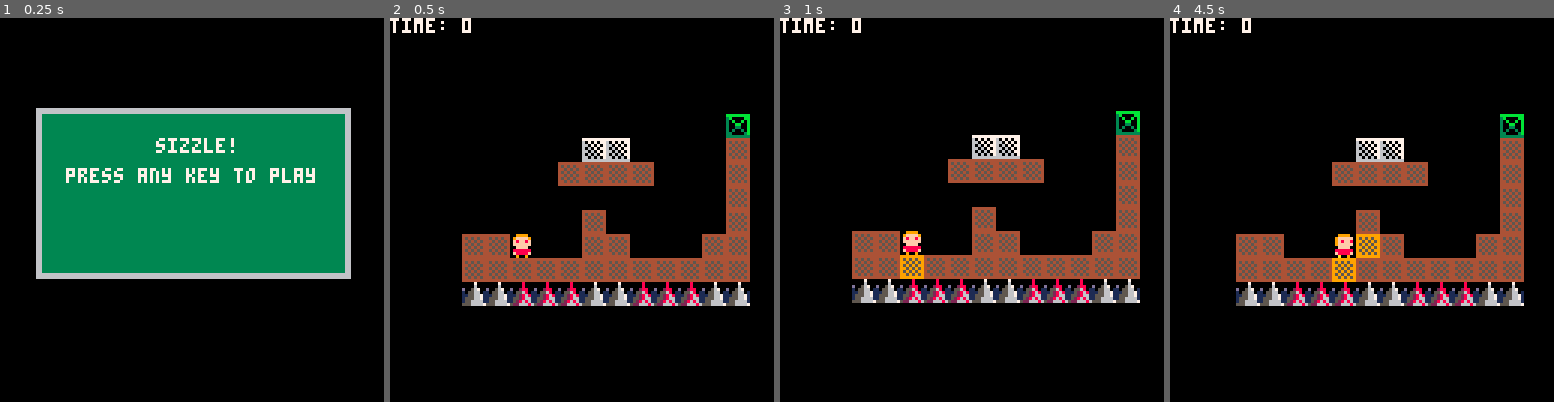
Above: before the commit, frames 1-4 (left to right).
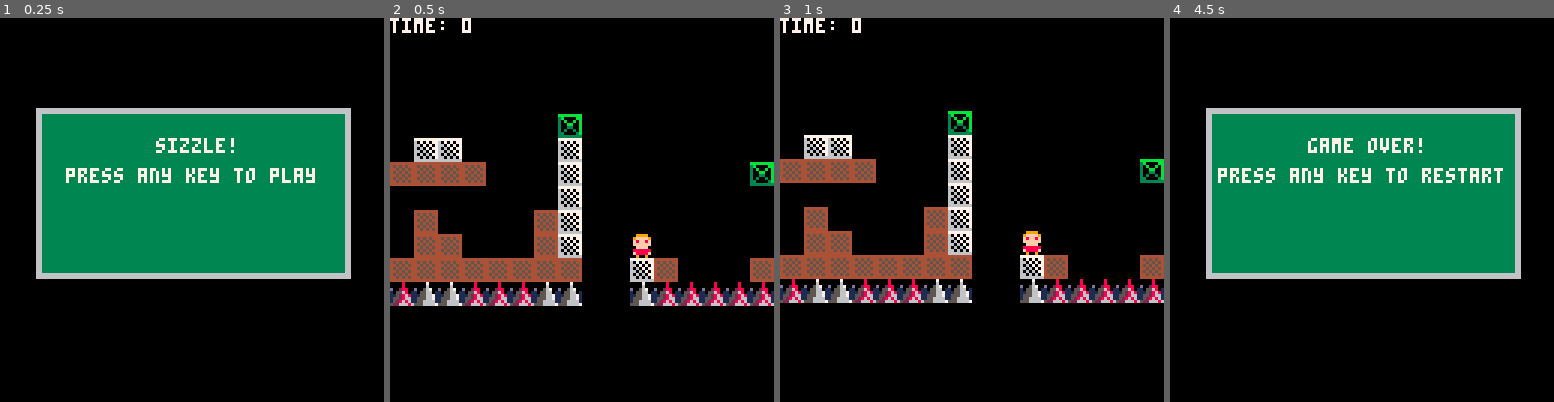
Above: after the commit, the same moments.

Repository: millwardesque/sizzle
Game: PICO-8 cartridge sizzle.p8
Two runs of this game, one before a commit and one after it. Both use one fixed random seed, a clock stepped at 60 frames per second and the inputs below.
Inputs:
- Up to frame 1 (0.25 s): no input
- Up to frame 2 (0.5 s): tap X (X key) at 0.33 s
- Up to frame 3 (1 s): tap O (Z key) at 0.7 s
- Up to frame 4 (4.5 s): tap X (X key) at 1.07, 1.85, 2.97, 4.08 s; hold Right 1.6-2.1 s; tap O (Z key) every 0.4 s from 1.7 to 4.1 s; hold Up 2.15-2.42 s; hold Right 2.47-3.03 s; hold Left 3.08-3.58 s; hold Down 3.63-3.97 s; hold Right from 4.02 s (still down)

Frame 1 is identical in both runs. In frame 2, 19% of the frame differs, in the area x 0-100%, y 25-75%; in frame 3, 19%; in frame 4, 41%, in the area x 0-93%, y 0-75%.

Commit message:
Changed level designs and fixed some tile indexing bugs.

Diff:
--- a/game.lua
+++ b/game.lua
@@ -26,11 +26,11 @@
 	{
 		cell_x = 16,
 		cell_y = 0,
-		width = 16,
+		width = 8,
 		height = 16,
 		player_start_x = (16 * 8) + (0 * 128 / 4),
 		player_start_y = 3 * 128 / 4,
-	}
+	},
 }
 
 g_game = nil
@@ -430,7 +430,7 @@
 	local attempted_magnitude = vec2_magnitude(new_position - old_position)
 	local sweeper = clone_vec2(old_position)
 	while (intersection == nil and (vec2_magnitude(sweeper - old_position) < attempted_magnitude)) do
-		local tile = get_map_tile_at_position(sweeper)
+		local tile = g_state.tile_manager.get_map_tile_at_position(g_state.tile_manager, sweeper)
 		if tile ~= nil then
 			-- g_log.log("s: "..vec2_str(sweeper).." tc: "..vec2_str(tile.cell))
 			if tile.type ~= nil then
@@ -590,6 +590,20 @@
 		return self.tiles[1 + x - self.start_x][1 + y - self.start_y]
 	end
 
+	tile_manager.get_map_tile_at_position = function(self, position)
+		local tile = get_map_tile_at_position(position)
+		if tile ~= nil then
+			if (tile.cell.x >= self.start_x and tile.cell.x < self.start_x + self.width and
+				tile.cell.y >= self.start_y and tile.cell.y < self.start_y + self.height) then
+				return tile
+			else
+				return nil
+			end
+		else
+			return nil
+		end
+	end
+
 	return tile_manager
 end
 
--- a/sizzle.p8
+++ b/sizzle.p8
@@ -18,6 +18,14 @@
 }
 
 g_levels = {
+	{
+		cell_x = 16,
+		cell_y = 0,
+		width = 8,
+		height = 16,
+		player_start_x = (16 * 8) + (0 * 128 / 4),
+		player_start_y = 3 * 128 / 4,
+	},
 	{
 		cell_x = 0,
 		cell_y = 0,
@@ -26,14 +34,6 @@
 		player_start_x = 1 * 128 / 4,
 		player_start_y = 3 * 128 / 4,
 	},
-	{
-		cell_x = 16,
-		cell_y = 0,
-		width = 16,
-		height = 16,
-		player_start_x = (16 * 8) + (0 * 128 / 4),
-		player_start_y = 3 * 128 / 4,
-	}
 }
 
 g_game = nil
@@ -433,7 +433,7 @@
 	local attempted_magnitude = vec2_magnitude(new_position - old_position)
 	local sweeper = clone_vec2(old_position)
 	while (intersection == nil and (vec2_magnitude(sweeper - old_position) < attempted_magnitude)) do
-		local tile = get_map_tile_at_position(sweeper)
+		local tile = g_state.tile_manager.get_map_tile_at_position(g_state.tile_manager, sweeper)
 		if tile ~= nil then
 			-- g_log.log("s: "..vec2_str(sweeper).." tc: "..vec2_str(tile.cell))
 			if tile.type ~= nil then
@@ -591,6 +591,20 @@
 	tile_manager.get_tile_at_cell = function(self, x, y)
 		-- @DEBUG g_log.syslog("p: ("..x..", "..y..") vs. ("..(1 + x - self.start_x)..", "..(1 + y - self.start_y)..")")
 		return self.tiles[1 + x - self.start_x][1 + y - self.start_y]
+	end
+
+	tile_manager.get_map_tile_at_position = function(self, position)
+		local tile = get_map_tile_at_position(position)
+		if tile ~= nil then
+			if (tile.cell.x >= self.start_x and tile.cell.x < self.start_x + self.width and
+				tile.cell.y >= self.start_y and tile.cell.y < self.start_y + self.height) then
+				return tile
+			else
+				return nil
+			end
+		else
+			return nil
+		end
 	end
 
 	return tile_manager
@@ -1269,157 +1283,157 @@
 0000000000000000000000000000000000000000000000000000000000000000000000000000000000000000000000000000000000000000000000000000000000000000000000000000000000000000000000000000000000000000000000000000000000000000000000000000000000000000000000000000000000000000
 0000000000000000000000000000000000000000000000000000000000000000000000000000000000000000000000000000000000000000000000000000000000000000000000000000000000000000000000000000000000000000000000000000000000000000000000000000000000000000000000000000000000000000
 0000000000000000000000000000000000000000000000000000000000000000000000000000000000000000000000000000000000000000000000000000000000000000000000000000000000000000000000000000000000000000000000000000000000000000000000000000000000000000000000000000000000000000
-0000000000000000000000000013000000000000000000000000000000000000000000000000000000000000000000000000000000000000000000000000000000000000000000000000000000000000000000000000000000000000000000000000000000000000000000000000000000000000000000000000000000000000
-0000000000000014140000000010000000000000000000000000000000000000000000000000000000000000000000000000000000000000000000000000000000000000000000000000000000000000000000000000000000000000000000000000000000000000000000000000000000000000000000000000000000000000
-0000000000001010101000000010000000000000000000000000000000000000000000000000000000000000000000000000000000000000000000000000000000000000000000000000000000000000000000000000000000000000000000000000000000000000000000000000000000000000000000000000000000000000
-0000000000000000000000000010000000000000000000000000000000000000000000000000000000000000000000000000000000000000000000000000000000000000000000000000000000000000000000000000000000000000000000000000000000000000000000000000000000000000000000000000000000000000
-0000000000000010000000000010000000000000000000000000000000000000000000000000000000000000000000000000000000000000000000000000000000000000000000000000000000000000000000000000000000000000000000000000000000000000000000000000000000000000000000000000000000000000
-0000101000000010100000001010000000000000000000001300000000000000000000000000000000000000000000000000000000000000000000000000000000000000000000000000000000000000000000000000000000000000000000000000000000000000000000000000000000000000000000000000000000000000
-0000101010101010101010101010000014100000000010101400000000000000000000000000000000000000000000000000000000000000000000000000000000000000000000000000000000000000000000000000000000000000000000000000000000000000000000000000000000000000000000000000000000000000
-0000202021212120202121212020000000212121212121000000000000000000000000000000000000000000000000000000000000000000000000000000000000000000000000000000000000000000000000000000000000000000000000000000000000000000000000000000000000000000000000000000000000000000
-0000000000000000000000000000000000000000000000000000000000000000000000000000000000000000000000000000000000000000000000000000000000000000000000000000000000000000000000000000000000000000000000000000000000000000000000000000000000000000000000000000000000000000
-0000000000000000000000000000000000000000000000000000000000000000000000000000000000000000000000000000000000000000000000000000000000000000000000000000000000000000000000000000000000000000000000000000000000000000000000000000000000000000000000000000000000000000
-0000000000000000000000000000000000000000000000000000000000000000000000000000000000000000000000000000000000000000000000000000000000000000000000000000000000000000000000000000000000000000000000000000000000000000000000000000000000000000000000000000000000000000
-0000000000000000000000000000000000000000000000000000000000000000000000000000000000000000000000000000000000000000000000000000000000000000000000000000000000000000000000000000000000000000000000000000000000000000000000000000000000000000000000000000000000000000
-0000000000000000000000000000000000000000000000000000000000000000000000000000000000000000000000000000000000000000000000000000000000000000000000000000000000000000000000000000000000000000000000000000000000000000000000000000000000000000000000000000000000000000
-0000000000000000000000000000000000000000000000000000000000000000000000000000000000000000000000000000000000000000000000000000000000000000000000000000000000000000000000000000000000000000000000000000000000000000000000000000000000000000000000000000000000000000
-0000000000000000000000000000000000000000000000000000000000000000000000000000000000000000000000000000000000000000000000000000000000000000000000000000000000000000000000000000000000000000000000000000000000000000000000000000000000000000000000000000000000000000
-0000000000000000000000000000000000000000000000000000000000000000000000000000000000000000000000000000000000000000000000000000000000000000000000000000000000000000000000000000000000000000000000000000000000000000000000000000000000000000000000000000000000000000
-0000000000000000000000000000000000000000000000000000000000000000000000000000000000000000000000000000000000000000000000000000000000000000000000000000000000000000000000000000000000000000000000000000000000000000000000000000000000000000000000000000000000000000
-0000000000000000000000000000000000000000000000000000000000000000000000000000000000000000000000000000000000000000000000000000000000000000000000000000000000000000000000000000000000000000000000000000000000000000000000000000000000000000000000000000000000000000
-0000000000000000000000000000000000000000000000000000000000000000000000000000000000000000000000000000000000000000000000000000000000000000000000000000000000000000000000000000000000000000000000000000000000000000000000000000000000000000000000000000000000000000
-0000000000000000000000000000000000000000000000000000000000000000000000000000000000000000000000000000000000000000000000000000000000000000000000000000000000000000000000000000000000000000000000000000000000000000000000000000000000000000000000000000000000000000
-0000000000000000000000000000000000000000000000000000000000000000000000000000000000000000000000000000000000000000000000000000000000000000000000000000000000000000000000000000000000000000000000000000000000000000000000000000000000000000000000000000000000000000
-0000000000000000000000000000000000000000000000000000000000000000000000000000000000000000000000000000000000000000000000000000000000000000000000000000000000000000000000000000000000000000000000000000000000000000000000000000000000000000000000000000000000000000
-0000000000000000000000000000000000000000000000000000000000000000000000000000000000000000000000000000000000000000000000000000000000000000000000000000000000000000000000000000000000000000000000000000000000000000000000000000000000000000000000000000000000000000
-0000000000000000000000000000000000000000000000000000000000000000000000000000000000000000000000000000000000000000000000000000000000000000000000000000000000000000000000000000000000000000000000000000000000000000000000000000000000000000000000000000000000000000
-…(130 lines of a section not shown)…
+1400000000000000000000000013000000000000000000000000000000000000000000000000000000000000000000000000000000000000000000000000000000000000000000000000000000000000000000000000000000000000000000000000000000000000000000000000000000000000000000000000000000000000
+1400000000000014140000000014000000000000000000000000000000000000000000000000000000000000000000000000000000000000000000000000000000000000000000000000000000000000000000000000000000000000000000000000000000000000000000000000000000000000000000000000000000000000
+1400000000001010101000000014000000000000001300000000000000000000000000000000000000000000000000000000000000000000000000000000000000000000000000000000000000000000000000000000000000000000000000000000000000000000000000000000000000000000000000000000000000000000
+1400000000000000000000000014000000000000000000000000000000000000000000000000000000000000000000000000000000000000000000000000000000000000000000000000000000000000000000000000000000000000000000000000000000000000000000000000000000000000000000000000000000000000
+1400000000000010000000001014000000000000000000000000000000000000000000000000000000000000000000000000000000000000000000000000000000000000000000000000000000000000000000000000000000000000000000000000000000000000000000000000000000000000000000000000000000000000
+1400101000000010100000001014000000000000000000100000000000000000000000000000000000000000000000000000000000000000000000000000000000000000000000000000000000000000000000000000000000000000000000000000000000000000000000000000000000000000000000000000000000000000
+1400101010101010101010101010000014100000001010100000000000000000000000000000000000000000000000000000000000000000000000000000000000000000000000000000000000000000000000000000000000000000000000000000000000000000000000000000000000000000000000000000000000000000
+2021202021212120202121212020000020212121212121210000000000000000000000000000000000000000000000000000000000000000000000000000000000000000000000000000000000000000000000000000000000000000000000000000000000000000000000000000000000000000000000000000000000000000
+0000000000000000000000000000000000000000000000000000000000000000000000000000000000000000000000000000000000000000000000000000000000000000000000000000000000000000000000000000000000000000000000000000000000000000000000000000000000000000000000000000000000000000
+0000000000000000000000000000000000000000000000000000000000000000000000000000000000000000000000000000000000000000000000000000000000000000000000000000000000000000000000000000000000000000000000000000000000000000000000000000000000000000000000000000000000000000
+0000000000000000000000000000000000000000000000000000000000000000000000000000000000000000000000000000000000000000000000000000000000000000000000000000000000000000000000000000000000000000000000000000000000000000000000000000000000000000000000000000000000000000
+0000000000000000000000000000000000000000000000000000000000000000000000000000000000000000000000000000000000000000000000000000000000000000000000000000000000000000000000000000000000000000000000000000000000000000000000000000000000000000000000000000000000000000
+0000000000000000000000000000000000000000000000000000000000000000000000000000000000000000000000000000000000000000000000000000000000000000000000000000000000000000000000000000000000000000000000000000000000000000000000000000000000000000000000000000000000000000
+0000000000000000000000000000000000000000000000000000000000000000000000000000000000000000000000000000000000000000000000000000000000000000000000000000000000000000000000000000000000000000000000000000000000000000000000000000000000000000000000000000000000000000
+0000000000000000000000000000000000000000000000000000000000000000000000000000000000000000000000000000000000000000000000000000000000000000000000000000000000000000000000000000000000000000000000000000000000000000000000000000000000000000000000000000000000000000
+0000000000000000000000000000000000000000000000000000000000000000000000000000000000000000000000000000000000000000000000000000000000000000000000000000000000000000000000000000000000000000000000000000000000000000000000000000000000000000000000000000000000000000
+0000000000000000000000000000000000000000000000000000000000000000000000000000000000000000000000000000000000000000000000000000000000000000000000000000000000000000000000000000000000000000000000000000000000000000000000000000000000000000000000000000000000000000
+0000000000000000000000000000000000000000000000000000000000000000000000000000000000000000000000000000000000000000000000000000000000000000000000000000000000000000000000000000000000000000000000000000000000000000000000000000000000000000000000000000000000000000
+0000000000000000000000000000000000000000000000000000000000000000000000000000000000000000000000000000000000000000000000000000000000000000000000000000000000000000000000000000000000000000000000000000000000000000000000000000000000000000000000000000000000000000
+0000000000000000000000000000000000000000000000000000000000000000000000000000000000000000000000000000000000000000000000000000000000000000000000000000000000000000000000000000000000000000000000000000000000000000000000000000000000000000000000000000000000000000
+0000000000000000000000000000000000000000000000000000000000000000000000000000000000000000000000000000000000000000000000000000000000000000000000000000000000000000000000000000000000000000000000000000000000000000000000000000000000000000000000000000000000000000
+0000000000000000000000000000000000000000000000000000000000000000000000000000000000000000000000000000000000000000000000000000000000000000000000000000000000000000000000000000000000000000000000000000000000000000000000000000000000000000000000000000000000000000
+0000000000000000000000000000000000000000000000000000000000000000000000000000000000000000000000000000000000000000000000000000000000000000000000000000000000000000000000000000000000000000000000000000000000000000000000000000000000000000000000000000000000000000
+0000000000000000000000000000000000000000000000000000000000000000000000000000000000000000000000000000000000000000000000000000000000000000000000000000000000000000000000000000000000000000000000000000000000000000000000000000000000000000000000000000000000000000
+…(130 lines of a section not shown)…
Not shown, changed: readme.md
